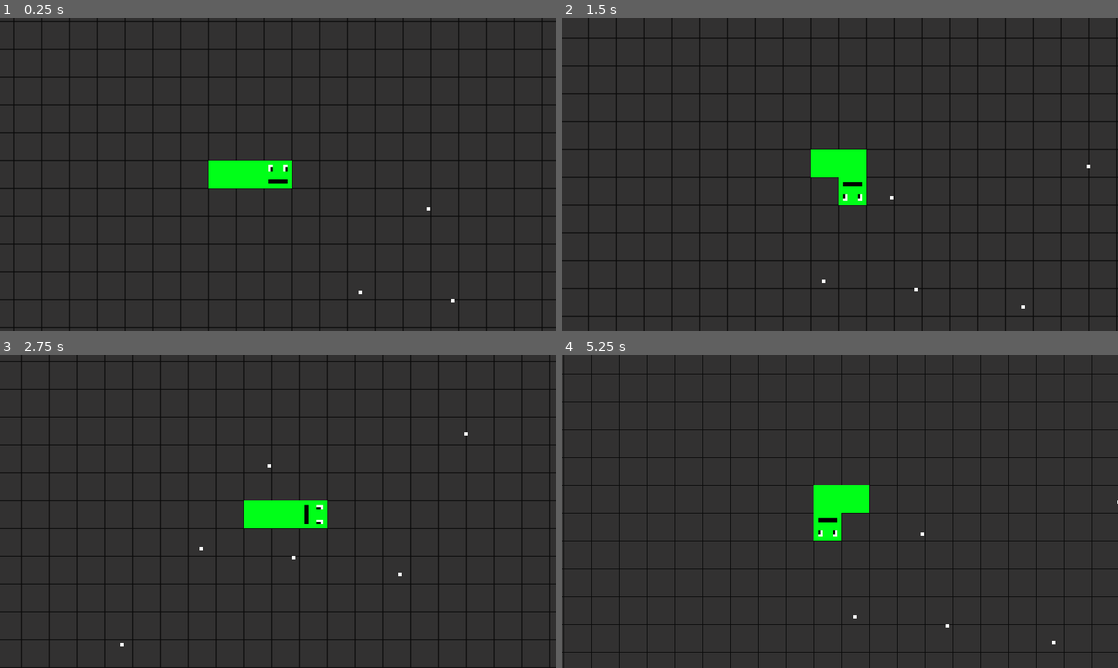
Above: before the commit, frames 1-4 (two rows, left to right).
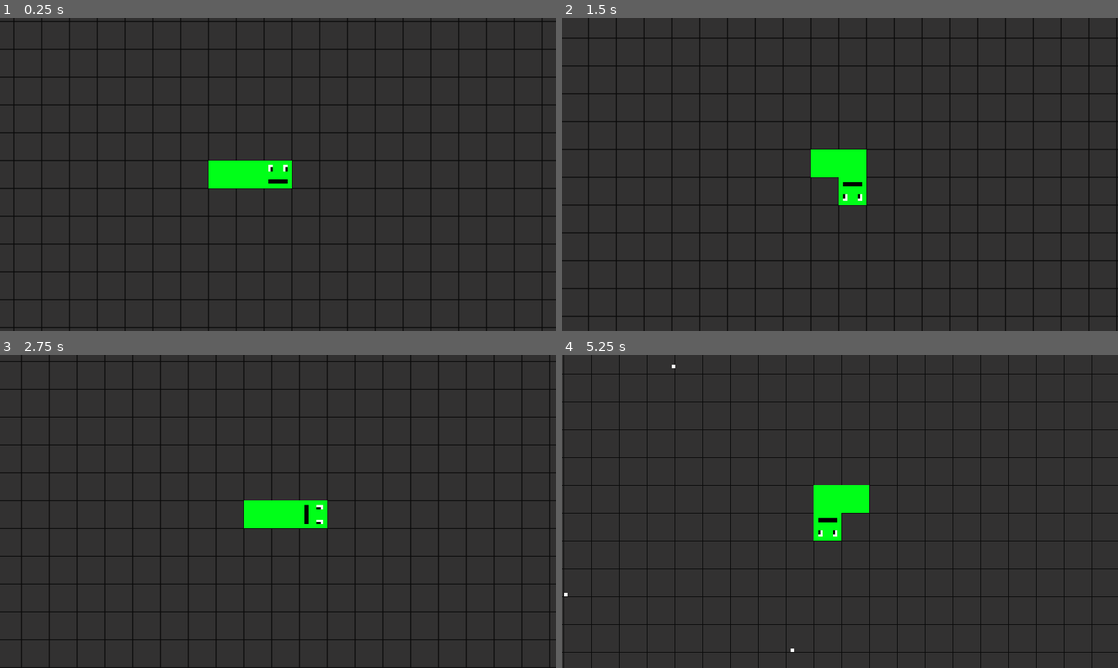
Above: after the commit, the same moments.

Repository: nath-ellis/slither.net
Game: Godot game, scene res://scenes/game.tscn
The game is run twice, just before and just after one commit, with the same random seed, the same clock (stepped at 60 frames per second) and the same inputs.
Inputs:
- Up to frame 1 (0.25 s): no input
- Up to frame 2 (1.5 s): hold Right (right) 0.53-1.28 s; hold Down (down) from 1.28 s (still down)
- Up to frame 3 (2.75 s): release Down (down) at 2.03 s; hold Right (right) from 2.03 s (still down)
- Up to frame 4 (5.25 s): release Right (right) at 2.78 s; hold Up (up) 2.78-3.53 s; hold Left (left) 3.53-5.03 s; hold Down (down) from 5.03 s (still down)

The runs differ from the first frame. In frame 1, less than 0.1% of the frame differs, in the area x 64-82%, y 60-91%; in frame 2, less than 0.1%; in frame 3, less than 0.1%; in frame 4, less than 0.1%, in the area x 0-100%, y 3-95%.

Commit message:
Made it so that bits randomly spawn around the player

Diff:
--- a/scenes/game.tscn
+++ b/scenes/game.tscn
@@ -1,10 +1,11 @@
 [gd_scene load_steps=4 format=3 uid="uid://bwnj5d2ellxrb"]
 
 [ext_resource type="Texture2D" uid="uid://cejsfrfj2lomm" path="res://assets/bg.png" id="1_k3ufk"]
+[ext_resource type="Script" path="res://scripts/game.gd" id="1_qfu1j"]
 [ext_resource type="PackedScene" uid="uid://im0eju43g3gx" path="res://scenes/player.tscn" id="1_ypwkn"]
-[ext_resource type="PackedScene" uid="uid://ddmc76uee3cyg" path="res://scenes/bit.tscn" id="2_0xtk0"]
 
 [node name="Game" type="Node2D"]
+script = ExtResource("1_qfu1j")
 
 [node name="BG" type="Sprite2D" parent="."]
 texture_repeat = 2
@@ -16,20 +17,10 @@
 [node name="Player" parent="." instance=ExtResource("1_ypwkn")]
 position = Vector2(160, 96)
 
-[node name="Bit1" parent="." instance=ExtResource("2_0xtk0")]
-position = Vector2(506, 176)
+[node name="Bits" type="Node2D" parent="."]
 
-[node name="Bit2" parent="." instance=ExtResource("2_0xtk0")]
-position = Vector2(168, 588)
+[node name="BitTimer" type="Timer" parent="."]
+wait_time = 0.05
+autostart = true
 
-[node name="Bit3" parent="." instance=ExtResource("2_0xtk0")]
-position = Vector2(563, 387)
-
-[node name="Bit4" parent="." instance=ExtResource("2_0xtk0")]
-position = Vector2(959, 103)
-
-[node name="Bit5" parent="." instance=ExtResource("2_0xtk0")]
-position = Vector2(350, 367)
-
-[node name="Bit6" parent="." instance=ExtResource("2_0xtk0")]
-position = Vector2(808, 426)
+[connection signal="timeout" from="BitTimer" to="." method="_on_bit_timer_timeout"]
--- a/scripts/bit.gd
+++ b/scripts/bit.gd
@@ -1,4 +1,11 @@
 extends Area2D
+
+
+func _ready() -> void:
+	global_position = Vector2(
+		randi_range(Manager.player_pos.x - get_viewport_rect().size.x, Manager.player_pos.x + get_viewport_rect().size.x),
+		randi_range(Manager.player_pos.y - get_viewport_rect().size.y, Manager.player_pos.y + get_viewport_rect().size.y)
+	)
 
 
 func _on_area_entered(area) -> void:
--- /dev/null
+++ b/scripts/game.gd
@@ -0,0 +1,18 @@
+extends Node2D
+
+
+const BIT = preload("res://scenes/bit.tscn")
+
+@onready var player = $Player
+@onready var bits = $Bits
+@onready var bit_timer = $BitTimer
+
+
+func _on_bit_timer_timeout() -> void:
+	var chance = randi_range(0, 15)
+
+	if chance == 1:
+		var new_bit = BIT.instantiate()
+		bits.add_child(new_bit)
+
+	bit_timer.start()
--- a/scripts/manager.gd
+++ b/scripts/manager.gd
@@ -3,6 +3,7 @@
 
 var player_speed = 64
 var player_vel = Vector2(player_speed, 0)
+var player_pos = Vector2()
 var length = 0
 
 
--- a/scripts/player.gd
+++ b/scripts/player.gd
@@ -53,6 +53,7 @@
 		face_sprite.rotation_degrees = 90
 
 	face.global_position = face.global_position + Manager.player_vel
+	Manager.player_pos = face.global_position
 
 	for b in body.get_children():
 		b.call("move")
